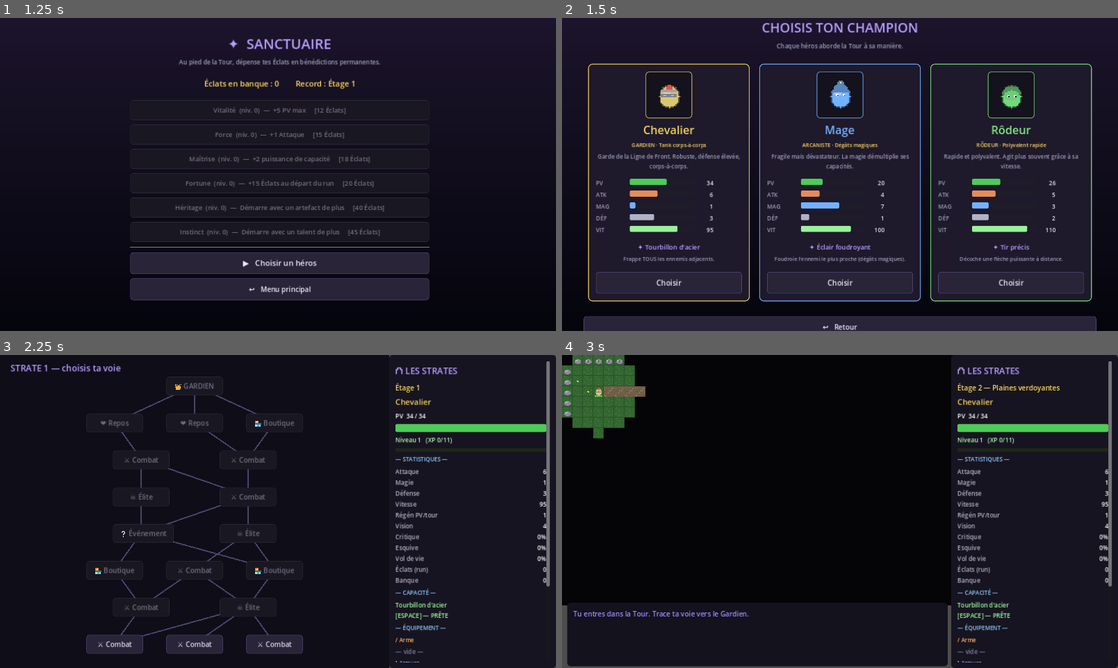
Above: before the commit, frames 1-4 (two rows, left to right).
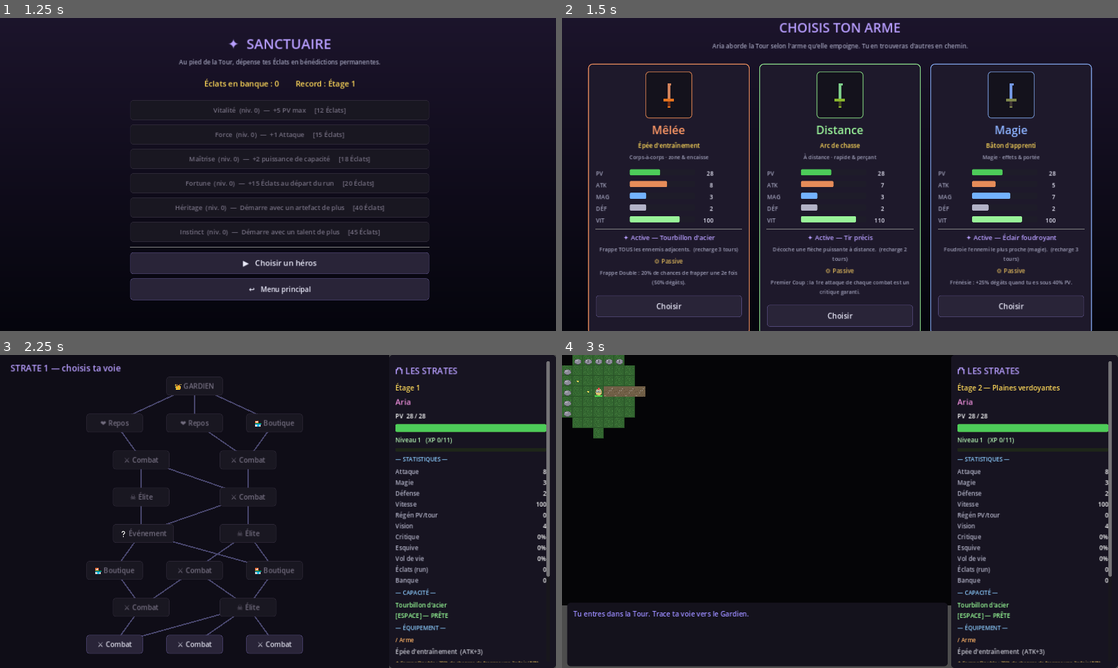
Above: after the commit, the same moments.

Repository: silversoulicious-lgtm/rpg-rogue-like-
Game: Godot game, scene res://scenes/Main.tscn
Two runs of this game, one before a commit and one after it. Both use one fixed random seed, a clock stepped at 60 frames per second and the inputs below.
Inputs:
- Up to frame 1 (1.25 s): click "✦ Sanctuaire (0 Éclats)" at 0.5 s
- Up to frame 2 (1.5 s): click "▶ Choisir un héros" at 1.25 s
- Up to frame 3 (2.25 s): click "Choisir" at 2 s
- Up to frame 4 (3 s): click "⚔ Combat" at 2.75 s

Frame 1 is identical in both runs. In frame 2, 16% of the frame differs, in the area x 3-97%, y 1-100%; in frame 3, 0.4%; in frame 4, 0.4%.

Commit message:
Phase 0 — Socle « héroïne unique + build par l'arme »
Remplace le choix de classe (Chevalier/Mage/Rôdeur) par une héroïne unique
(Aria) dont l'identité de build provient de l'ARME équipée, conformément à la
nouvelle direction (1 héroïne, armes à 2 compétences).

Modèle d'arme :
- Chaque arme a un type (mêlée / distance / magie) + 2 compétences :
  • 1 ACTIVE (touche ESPACE, recharge en tours) définie par le type ;
  • 1 PASSIVE (proc) appliquée en continu (réutilise le système existant).
- La capacité active de l'héroïne est dérivée de l'arme équipée
  (Entity.recompute_stats lit "active_skill") — changer d'arme change le skill.
- Les armes générées (procédurales et uniques) reçoivent type + skill ; ajout
  d'une base « Arc » (distance).

Loadout : l'écran de sélection de héros devient un écran de choix d'arme de
départ (mêlée / distance / magie), réutilisant les fiches déjà en place
(stats héroïne+arme, compétence active avec recharge, passive).

Registre Data : HEROINE, WEAPON_TYPES, WEAPON_SKILLS, WEAPON_TYPE_SKILL,
STARTER_WEAPONS + make_starter_weapon/infer_weapon_type.
États renommés HERO_SELECT->LOADOUT ; GameState.last_hero->last_loadout.

Smoke test mis à jour (loadouts d'arme, base propre pour le test d'équipement) :
=== SMOKETEST PASSED ===. Rendu loadout + en-jeu vérifié par captures Xvfb.

Co-Authored-By: Claude Opus 4.8 <noreply@anthropic.com>
Claude-Session: https://claude.ai/code/session_016MmELPHi3icS2421g6DP4C

Diff:
--- a/_smoketest.gd
+++ b/_smoketest.gd
@@ -7,7 +7,7 @@
 	add_child(main)
 
 	# --- Parties complètes pour chaque héros (via la carte) ---
-	for hero in ["knight", "mage", "ranger"]:
+	for hero in ["melee", "ranged", "magic"]:
 		main.start_run(hero)
 		assert(main.state == main.State.MAP, "run démarre sur la carte")
 		var reach = main.reachable_indices()
@@ -51,7 +51,7 @@
 	print("OK carte: %d rangées, graphe connecté" % rm.nodes.size())
 
 	# --- Salles spéciales : boutique / événement / repos ---
-	main.start_run("knight")
+	main.start_run("melee")
 	main.run_shards = 9999
 	main.open_shop()
 	assert(main.state == main.State.CHOICE and main.shop_stock.size() > 0, "boutique ouverte")
@@ -112,8 +112,10 @@
 	print("OK objets uniques: %d dans le pool, procs actifs après équipement" % Data.UNIQUE_ITEMS.size())
 
 	# --- Inventaire + talents (en combat) ---
-	main.start_run("knight")
+	main.start_run("melee")
 	main.choose_map_node(main.reachable_indices()[0])     # -> PLAYING
+	main.unequip_item("arme")   # retire l'arme de loadout pour une base propre
+	main.inventory.clear()
 	var atk0 = main.player.atk
 	var sword = { "kind": "equip", "name": "Épée test", "slot": "arme", "salvage": 5, "bonus": { "atk": 5 } }
 	main._bag_add(sword)
@@ -149,7 +151,7 @@
 	print("OK boutique méta vitalite niv=%d" % GameState.upgrade_level("vitalite"))
 
 	# --- Synergies inter-procs ----------------------------------------------------
-	main.start_run("knight")
+	main.start_run("melee")
 	main.player.equipment = {
 		"arme": { "kind": "equip", "name": "Croc test", "slot": "arme", "salvage": 5, "bonus": {}, "proc": "soif_de_sang", "proc_val": 0.10 },
 		"armure": { "kind": "equip", "name": "Plastron test", "slot": "armure", "salvage": 5, "bonus": {}, "proc": "frenesie", "proc_val": 0.30 },
@@ -181,14 +183,14 @@
 	while not GameState.is_maxed("instinct"):
 		GameState.buy_upgrade("instinct")
 	assert(GameState.is_maxed("instinct") and not GameState.buy_upgrade("instinct"), "achat bloqué au plafond")
-	main.start_run("knight")
+	main.start_run("melee")
 	assert(main.player.artifacts.size() >= 1, "Héritage : artefact de départ accordé")
 	assert(main.player.talents.size() >= 1, "Instinct : talent de départ accordé")
 	assert(main.run_shards >= GameState.bonus_start_shards() and main.run_shards > 0, "Fortune : Éclats de départ")
 	print("OK méta élargie: bonus de départ appliqués, plafonds respectés")
 
 	# --- Nouveaux événements (autel maudit / sanctuaire) --------------------------
-	main.start_run("knight")
+	main.start_run("melee")
 	var hp_b = main.player.base_max_hp
 	var atk_b = main.player.base_atk
 	main._apply_event_effect({ "type": "cursed_altar" })
@@ -199,7 +201,7 @@
 	print("OK événements: autel maudit + sanctuaire")
 
 	# --- Journal de fin de run ----------------------------------------------------
-	main.start_run("knight")
+	main.start_run("melee")
 	main.run_kills = 5
 	main.run_best_hit = 42
 	main.run_shards = 13
@@ -256,7 +258,7 @@
 	# --- Vision améliorable par talent --------------------------------------------
 	GameState.upgrades["instinct"] = 0   # pas de talent de départ aléatoire
 	GameState.upgrades["heritage"] = 0
-	main.start_run("knight")
+	main.start_run("melee")
 	var v0 = main.player.vision
 	assert(v0 == Data.BASE_VISION, "vision de base = BASE_VISION")
 	main.player.talents.append({ "name": "Œil de Lynx", "mods": { "vision": 2 } })
--- a/scripts/Data.gd
+++ b/scripts/Data.gd
@@ -3,40 +3,66 @@
 class_name Data
 extends RefCounted
 
-# --- HÉROS jouables -----------------------------------------------------------
+# --- HÉROÏNE (personnage unique) ----------------------------------------------
+# Le jeu suit UNE héroïne ; son identité de build provient de l'ARME équipée
+# (cf. ARMES / COMPÉTENCES ci-dessous), pas d'une classe.
 # Stats : max_hp, atk (physique), magic (booste capacités), defense (réduction),
 #         speed (100 = normal), hp_regen (PV/action).
-const HEROES := {
-	"knight": {
-		"name": "Chevalier",
-		"glyph": "@", "color": Color(0.95, 0.82, 0.35),
-		"max_hp": 34, "atk": 6, "magic": 1, "defense": 3, "speed": 95, "hp_regen": 1,
-		"ability_id": "whirl", "ability_name": "Tourbillon d'acier",
-		"ability_desc": "Frappe TOUS les ennemis adjacents.",
-		"ability_cd": 3, "ability_range": 1,
-		"lore": "Garde de la Ligne de Front. Robuste, défense élevée, corps-à-corps.",
-	},
-	"mage": {
-		"name": "Mage",
-		"glyph": "@", "color": Color(0.45, 0.7, 1.0),
-		"max_hp": 20, "atk": 4, "magic": 7, "defense": 1, "speed": 100, "hp_regen": 0,
-		"ability_id": "bolt", "ability_name": "Éclair foudroyant",
-		"ability_desc": "Foudroie l'ennemi le plus proche (dégâts magiques).",
-		"ability_cd": 3, "ability_range": 6,
-		"lore": "Fragile mais dévastateur. La magie démultiplie ses capacités.",
-	},
-	"ranger": {
-		"name": "Rôdeur",
-		"glyph": "@", "color": Color(0.5, 0.9, 0.5),
-		"max_hp": 26, "atk": 5, "magic": 3, "defense": 2, "speed": 110, "hp_regen": 0,
-		"ability_id": "volley", "ability_name": "Tir précis",
-		"ability_desc": "Décoche une flèche puissante à distance.",
-		"ability_cd": 2, "ability_range": 5,
-		"lore": "Rapide et polyvalent. Agit plus souvent grâce à sa vitesse.",
-	},
-}
-
-const HERO_ORDER := ["knight", "mage", "ranger"]
+const HEROINE := {
+	"name": "Aria",
+	"glyph": "@", "color": Color(0.92, 0.55, 0.85),
+	"sprite": "knight",   # placeholder : remplacé par l'art dédié en phase finition
+	"max_hp": 28, "atk": 5, "magic": 3, "defense": 2, "speed": 100, "hp_regen": 0,
+	"lore": "La seule à oser l'ascension. Son style dépend de l'arme qu'elle empoigne.",
+}
+
+# --- ARMES & COMPÉTENCES ------------------------------------------------------
+# Chaque arme a un TYPE (mêlée / distance / magie) et porte 2 compétences :
+#   • une compétence ACTIVE (touche ESPACE, sur recharge) définie par son type ;
+#   • une compétence PASSIVE (un proc, cf. UNIQUE_BASES) appliquée en continu.
+# La capacité active de l'héroïne provient donc de l'arme équipée
+# (Entity.recompute_stats lit "active_skill"). Recharge exprimée en TOURS.
+const WEAPON_TYPES := ["melee", "ranged", "magic"]
+const WEAPON_TYPE_NAME := { "melee": "Mêlée", "ranged": "Distance", "magic": "Magie" }
+const WEAPON_TYPE_COLOR := {
+	"melee": Color(1.0, 0.6, 0.4), "ranged": Color(0.6, 0.95, 0.6), "magic": Color(0.55, 0.7, 1.0),
+}
+# Compétence active par défaut selon le type d'arme.
+const WEAPON_TYPE_SKILL := { "melee": "whirl", "ranged": "volley", "magic": "bolt" }
+
+# Registre des compétences ACTIVES (recharge en tours, portée en cases).
+const WEAPON_SKILLS := {
+	"whirl":  { "name": "Tourbillon d'acier",  "desc": "Frappe TOUS les ennemis adjacents.",            "cd": 3, "range": 1 },
+	"volley": { "name": "Tir précis",          "desc": "Décoche une flèche puissante à distance.",      "cd": 2, "range": 5 },
+	"bolt":   { "name": "Éclair foudroyant",   "desc": "Foudroie l'ennemi le plus proche (magie).",     "cd": 3, "range": 6 },
+}
+
+# Armes de départ proposées au loadout (une par type). Items d'équipement
+# complets (slot "arme", rareté Commun) ; le proc en fait la passive de l'arme.
+const STARTER_WEAPONS := {
+	"melee":  { "name": "Épée d'entraînement", "wtype": "melee",  "bonus": { "atk": 3 },             "proc": "frappe_double", "proc_val": 0.20 },
+	"ranged": { "name": "Arc de chasse",       "wtype": "ranged", "bonus": { "atk": 2, "speed": 10 },"proc": "premier_coup",  "proc_val": 1.0 },
+	"magic":  { "name": "Bâton d'apprenti",    "wtype": "magic",  "bonus": { "magic": 4 },           "proc": "frenesie",      "proc_val": 0.25 },
+}
+
+## Fabrique un objet-arme complet à partir d'une définition de STARTER_WEAPONS.
+static func make_starter_weapon(wtype: String) -> Dictionary:
+	var d: Dictionary = STARTER_WEAPONS[wtype]
+	return {
+		"kind": "equip", "name": d["name"], "slot": "arme", "sprite": "arme",
+		"weapon_type": wtype, "active_skill": WEAPON_TYPE_SKILL[wtype],
+		"rarity": "commun", "rarity_name": "Commun", "rarity_color": RARITIES[0]["color"],
+		"bonus": d["bonus"].duplicate(true), "salvage": 3,
+		"proc": d["proc"], "proc_val": d["proc_val"], "desc": _proc_desc(d["proc"], d["proc_val"]),
+	}
+
+## Déduit le type d'une arme (procédurale ou unique) à partir de son nom/stats.
+static func infer_weapon_type(item_name: String, stat: Dictionary) -> String:
+	if "Arc" in item_name or "Tir" in item_name:
+		return "ranged"
+	if stat.has("magic") and int(stat.get("atk", 0)) == 0:
+		return "magic"
+	return "melee"
 
 # --- VISION / BROUILLARD DE GUERRE --------------------------------------------
 # Rayon de vision initial du héros (en cases). Améliorable via les talents
@@ -149,10 +175,11 @@
 # --- GÉNÉRATION PROCÉDURALE D'OBJETS ------------------------------------------
 # Bases d'objets : donnent une stat "primaire" garantie, puis des affixes s'ajoutent.
 const ITEM_BASES := [
-	{ "name": "Dague",    "slot": "arme",    "primary": { "atk": 1, "speed": 8 } },
-	{ "name": "Épée",     "slot": "arme",    "primary": { "atk": 3 } },
-	{ "name": "Hache",    "slot": "arme",    "primary": { "atk": 5, "speed": -5 } },
-	{ "name": "Bâton",    "slot": "arme",    "primary": { "magic": 4 } },
+	{ "name": "Dague",    "slot": "arme",    "primary": { "atk": 1, "speed": 8 }, "wtype": "melee" },
+	{ "name": "Épée",     "slot": "arme",    "primary": { "atk": 3 },            "wtype": "melee" },
+	{ "name": "Hache",    "slot": "arme",    "primary": { "atk": 5, "speed": -5 },"wtype": "melee" },
+	{ "name": "Arc",      "slot": "arme",    "primary": { "atk": 2, "speed": 6 }, "wtype": "ranged" },
+	{ "name": "Bâton",    "slot": "arme",    "primary": { "magic": 4 },          "wtype": "magic" },
 	{ "name": "Tunique",  "slot": "armure",  "primary": { "defense": 2 } },
 	{ "name": "Cotte",    "slot": "armure",  "primary": { "defense": 4, "max_hp": 4 } },
 	{ "name": "Plastron", "slot": "armure",  "primary": { "defense": 6, "speed": -5 } },
@@ -341,12 +368,16 @@
 	var ubonus: Dictionary = {}
 	for k in uniq["stat"]:
 		ubonus[k] = int(round(float(uniq["stat"][k]) * uscale))
-	return {
+	var item: Dictionary = {
 		"kind": "equip", "name": uniq["name"], "slot": slot, "unique": true,
 		"rarity": rarity["id"], "rarity_name": rarity["name"], "rarity_color": rarity["color"],
 		"bonus": ubonus, "salvage": int(rarity["salvage"]) + floor, "sprite": slot,
 		"proc": uniq["proc"], "proc_val": uniq["proc_val"], "desc": uniq["desc"],
 	}
+	if slot == "arme":
+		item["weapon_type"] = infer_weapon_type(uniq["name"], uniq["stat"])
+		item["active_skill"] = WEAPON_TYPE_SKILL[item["weapon_type"]]
+	return item
 
 static func rarity_by_id(id: String) -> Dictionary:
 	for r in RARITIES:
@@ -390,11 +421,15 @@
 	var name: String = base["name"]
 	if not affix_names.is_empty():
 		name += " " + affix_names[0]
-	return {
+	var item: Dictionary = {
 		"kind": "equip", "name": name, "slot": slot,
 		"rarity": rarity["id"], "rarity_name": rarity["name"], "rarity_color": rarity["color"],
 		"bonus": bonus, "salvage": int(rarity["salvage"]) + floor, "sprite": slot,
 	}
+	if slot == "arme":
+		item["weapon_type"] = String(base.get("wtype", "melee"))
+		item["active_skill"] = WEAPON_TYPE_SKILL[item["weapon_type"]]
+	return item
 
 static func _pick_rarity(floor: int, rng: RandomNumberGenerator) -> Dictionary:
 	var weights: Array = []
--- a/scripts/Entity.gd
+++ b/scripts/Entity.gd
@@ -122,8 +122,18 @@
 	speed = base_speed
 	hp_regen = base_hp_regen
 	ability_power = base_ability_power
-	ability_cd_max = base_ability_cd
 	vision = base_vision
+	# Capacité active dérivée de l'ARME équipée (l'héroïne n'a pas de capacité innée).
+	ability_id = ""
+	ability_range = 1
+	var weapon_cd: int = 0
+	if equipment.has("arme"):
+		var sid: String = String(equipment["arme"].get("active_skill", ""))
+		if sid != "" and Data.WEAPON_SKILLS.has(sid):
+			ability_id = sid
+			ability_range = int(Data.WEAPON_SKILLS[sid]["range"])
+			weapon_cd = int(Data.WEAPON_SKILLS[sid]["cd"])
+	ability_cd_max = base_ability_cd + weapon_cd
 	crit_chance = 0.0
 	dodge_chance = 0.0
 	lifesteal_pct = 0.0
--- a/scripts/GameState.gd
+++ b/scripts/GameState.gd
@@ -14,8 +14,8 @@
 var best_kills: int = 0
 # Journal du dernier run (affiché au hub après la mort) — non vide après une mort.
 var last_run: Dictionary = {}
-# Dernier héros choisi
-var last_hero: String = "knight"
+# Dernier loadout (type d'arme de départ) choisi : "melee" / "ranged" / "magic"
+var last_loadout: String = "melee"
 
 func _ready() -> void:
 	for key in Data.UPGRADE_ORDER:
@@ -75,7 +75,7 @@
 		"upgrades": upgrades,
 		"best_floor": best_floor,
 		"best_kills": best_kills,
-		"last_hero": last_hero,
+		"last_loadout": last_loadout,
 	}
 	var f := FileAccess.open(SAVE_PATH, FileAccess.WRITE)
 	if f:
@@ -95,7 +95,7 @@
 	shards = int(parsed.get("shards", 0))
 	best_floor = int(parsed.get("best_floor", 1))
 	best_kills = int(parsed.get("best_kills", 0))
-	last_hero = str(parsed.get("last_hero", "knight"))
+	last_loadout = str(parsed.get("last_loadout", "melee"))
 	var saved_up = parsed.get("upgrades", {})
 	for key in Data.UPGRADE_ORDER:
 		upgrades[key] = int(saved_up.get(key, 0))
--- a/scripts/Hud.gd
+++ b/scripts/Hud.gd
@@ -9,11 +9,11 @@
 const LOG_H := 150
 const VERSION := "v0.5 — accès anticipé"
 
-# Rôle court par héros, affiché sur sa fiche de sélection.
-const HERO_ROLE := {
-	"knight": "GARDIEN · Tank corps-à-corps",
-	"mage": "ARCANISTE · Dégâts magiques",
-	"ranger": "RÔDEUR · Polyvalent rapide",
+# Pitch court par type d'arme, affiché sur la fiche de loadout.
+const WEAPON_PITCH := {
+	"melee": "Corps-à-corps · zone & encaisse",
+	"ranged": "À distance · rapide & perçant",
+	"magic": "Magie · effets & portée",
 }
 
 const STAT_ROWS := [
@@ -377,7 +377,7 @@
 	col.add_child(_spacer(26))
 
 	var play := Ui.menu_button("▶   Nouvelle Ascension", 360.0)
-	play.pressed.connect(game.open_hero_select)
+	play.pressed.connect(game.open_loadout)
 	col.add_child(play)
 	var sanct := Ui.menu_button("✦   Sanctuaire  (%d Éclats)" % GameState.shards, 360.0)
 	sanct.pressed.connect(game.open_meta)
@@ -394,61 +394,69 @@
 		col.add_child(Ui.label("Record d'ascension : Strate atteinte à l'Étage %d" % GameState.best_floor, 13, Ui.GOLD, true))
 	col.add_child(Ui.label("%s   ·   façon Aincrad" % VERSION, 12, Color(0.45, 0.45, 0.55), true))
 
-# --- Sélection du héros (fiches détaillées) -----------------------------------
-func show_hero_select() -> void:
+# --- Loadout : choix de l'arme de départ (fiches détaillées) ------------------
+func show_loadout() -> void:
 	_menu_show()
 	var col := _menu_column(1180.0, false)
-	col.add_child(Ui.label("CHOISIS TON CHAMPION", 30, Ui.ACCENT_SOFT, true))
-	col.add_child(Ui.label("Chaque héros aborde la Tour à sa manière.", 14, Ui.MUTED, true))
+	col.add_child(Ui.label("CHOISIS TON ARME", 30, Ui.ACCENT_SOFT, true))
+	col.add_child(Ui.label("%s aborde la Tour selon l'arme qu'elle empoigne. Tu en trouveras d'autres en chemin." % Data.HEROINE["name"], 14, Ui.MUTED, true))
 	col.add_child(_spacer(10))
 	var row := HBoxContainer.new()
 	row.add_theme_constant_override("separation", 22)
 	row.alignment = BoxContainer.ALIGNMENT_CENTER
 	col.add_child(row)
-	for hero_id in Data.HERO_ORDER:
-		row.add_child(_hero_card(hero_id))
+	for wtype in Data.WEAPON_TYPES:
+		row.add_child(_weapon_card(wtype))
 	col.add_child(_spacer(14))
 	var back := Ui.menu_button("↩   Retour", 240.0, 16)
 	back.pressed.connect(game.return_to_title)
 	col.add_child(back)
 
-func _hero_card(hero_id: String) -> Control:
-	var h: Dictionary = Data.HEROES[hero_id]
-	var hero_col: Color = h["color"]
+func _weapon_card(wtype: String) -> Control:
+	var h: Dictionary = Data.HEROINE
+	var wpn: Dictionary = Data.make_starter_weapon(wtype)
+	var b: Dictionary = wpn["bonus"]
+	var col_w: Color = Data.WEAPON_TYPE_COLOR[wtype]
 	var panel := PanelContainer.new()
-	panel.add_theme_stylebox_override("panel", Ui.card_style(Color(0.12, 0.10, 0.17), hero_col.darkened(0.1)))
+	panel.add_theme_stylebox_override("panel", Ui.card_style(Color(0.12, 0.10, 0.17), col_w.darkened(0.1)))
 	var v := Ui.vbox(7)
 	v.custom_minimum_size = Vector2(336, 0)
 	panel.add_child(v)
 
-	var portrait := _hero_portrait(hero_id, hero_col)
+	var portrait := _sprite_portrait("arme", col_w)
 	if portrait != null:
 		v.add_child(portrait)
-	v.add_child(Ui.label(h["name"], 26, hero_col, true))
-	v.add_child(Ui.label(HERO_ROLE.get(hero_id, ""), 12, Ui.GOLD, true))
-	v.add_child(Ui.label(h["lore"], 13, Ui.MUTED, true, true, 300))
+	v.add_child(Ui.label(Data.WEAPON_TYPE_NAME[wtype], 26, col_w, true))
+	v.add_child(Ui.label(wpn["name"], 14, Ui.GOLD, true))
+	v.add_child(Ui.label(WEAPON_PITCH.get(wtype, ""), 12, Ui.MUTED, true))
 	v.add_child(HSeparator.new())
 
-	var hp: int = int(h["max_hp"]) + GameState.bonus_hp()
-	var atk: int = int(h["atk"]) + GameState.bonus_atk()
+	var hp: int = int(h["max_hp"]) + GameState.bonus_hp() + int(b.get("max_hp", 0))
+	var atk: int = int(h["atk"]) + GameState.bonus_atk() + int(b.get("atk", 0))
+	var magic: int = int(h["magic"]) + int(b.get("magic", 0))
+	var defense: int = int(h["defense"]) + int(b.get("defense", 0))
+	var speed: int = int(h["speed"]) + int(b.get("speed", 0))
 	v.add_child(Ui.stat_gauge("PV", hp, 60, Color(0.3, 0.8, 0.35), 150))
 	v.add_child(Ui.stat_gauge("ATK", atk, 14, Color(0.9, 0.55, 0.35), 150))
-	v.add_child(Ui.stat_gauge("MAG", int(h["magic"]), 12, Color(0.45, 0.7, 1.0), 150))
-	v.add_child(Ui.stat_gauge("DÉF", int(h["defense"]), 8, Color(0.7, 0.7, 0.78), 150))
-	v.add_child(Ui.stat_gauge("VIT", int(h["speed"]), 130, Color(0.6, 0.95, 0.6), 150))
+	v.add_child(Ui.stat_gauge("MAG", magic, 12, Color(0.45, 0.7, 1.0), 150))
+	v.add_child(Ui.stat_gauge("DÉF", defense, 8, Color(0.7, 0.7, 0.78), 150))
+	v.add_child(Ui.stat_gauge("VIT", speed, 130, Color(0.6, 0.95, 0.6), 150))
 	v.add_child(HSeparator.new())
 
-	v.add_child(Ui.label("✦ " + h["ability_name"], 15, Ui.ACCENT_SOFT, true))
-	v.add_child(Ui.label(h["ability_desc"], 12, Ui.MUTED, true, true, 300))
+	var sk: Dictionary = Data.WEAPON_SKILLS[wpn["active_skill"]]
+	v.add_child(Ui.label("✦ Active — " + sk["name"], 15, Ui.ACCENT_SOFT, true))
+	v.add_child(Ui.label("%s  (recharge %d tours)" % [sk["desc"], int(sk["cd"])], 12, Ui.MUTED, true, true, 300))
+	v.add_child(Ui.label("⚙ Passive", 14, Color(0.85, 0.7, 0.35), true))
+	v.add_child(Ui.label(wpn["desc"], 12, Ui.MUTED, true, true, 300))
 	v.add_child(_spacer(6))
 	var choose := Ui.menu_button("Choisir", 300.0, 17)
-	choose.pressed.connect(game.choose_hero.bind(hero_id))
+	choose.pressed.connect(game.choose_loadout.bind(wtype))
 	v.add_child(choose)
 	return panel
 
-## Portrait pixel-art du héros (sprite agrandi, filtre voisin le plus proche).
-func _hero_portrait(hero_id: String, tint: Color) -> Control:
-	var path := "res://assets/%s.png" % hero_id
+## Portrait pixel-art d'un sprite (agrandi, filtre voisin, teinté).
+func _sprite_portrait(sprite: String, tint: Color) -> Control:
+	var path := "res://assets/%s.png" % sprite
 	if not ResourceLoader.exists(path):
 		return null
 	var tex = load(path)
@@ -460,6 +468,7 @@
 	tr.custom_minimum_size = Vector2(72, 72)
 	tr.stretch_mode = TextureRect.STRETCH_KEEP_ASPECT_CENTERED
 	tr.texture_filter = CanvasItem.TEXTURE_FILTER_NEAREST
+	tr.modulate = tint
 	frame.add_child(tr)
 	holder.add_child(frame)
 	return holder
@@ -489,7 +498,7 @@
 
 	col.add_child(HSeparator.new())
 	var play := Ui.menu_button("▶   Choisir un héros", 360.0)
-	play.pressed.connect(game.open_hero_select)
+	play.pressed.connect(game.open_loadout)
 	col.add_child(play)
 	var back := Ui.menu_button("↩   Menu principal", 360.0, 16)
 	back.pressed.connect(game.return_to_title)
@@ -516,7 +525,7 @@
 	sanct.pressed.connect(game.open_meta)
 	col.add_child(sanct)
 	var again := Ui.menu_button("▶   Nouvelle Ascension", 360.0)
-	again.pressed.connect(game.open_hero_select)
+	again.pressed.connect(game.open_loadout)
 	col.add_child(again)
 	var title := Ui.menu_button("↩   Menu principal", 360.0, 16)
 	title.pressed.connect(game.return_to_title)
@@ -695,12 +704,18 @@
 	stat_labels["run_shards"].text = str(game.run_shards)
 	stat_labels["bank"].text = str(GameState.shards)
 
-	var h: Dictionary = Data.HEROES[GameState.last_hero]
-	if player.ability_ready():
-		sb_ability.text = "%s\n[ESPACE] — PRÊTE" % h["ability_name"]
+	# Capacité active = compétence de l'arme équipée (cf. Entity.recompute_stats).
+	var skill_name: String = "—"
+	if player.ability_id != "" and Data.WEAPON_SKILLS.has(player.ability_id):
+		skill_name = Data.WEAPON_SKILLS[player.ability_id]["name"]
+	if player.ability_id == "":
+		sb_ability.text = "Aucune arme équipée"
+		sb_ability.add_theme_color_override("font_color", Color(0.6, 0.6, 0.68))
+	elif player.ability_ready():
+		sb_ability.text = "%s\n[ESPACE] — PRÊTE" % skill_name
 		sb_ability.add_theme_color_override("font_color", Color(0.6, 1.0, 0.6))
 	else:
-		sb_ability.text = "%s\n[ESPACE] — recharge %d tour(s)" % [h["ability_name"], player.ability_cd]
+		sb_ability.text = "%s\n[ESPACE] — recharge %d tour(s)" % [skill_name, player.ability_cd]
 		sb_ability.add_theme_color_override("font_color", Color(0.85, 0.85, 0.5))
 
 	_rebuild_equip()
--- a/scripts/Main.gd
+++ b/scripts/Main.gd
@@ -3,7 +3,7 @@
 ## à Hud (scripts/Hud.gd). "Les Strates" — roguelike d'ascension de tour.
 extends Node2D
 
-enum State { TITLE, HERO_SELECT, META, MAP, PLAYING, CHOICE, LEVELUP, INVENTORY, GAMEOVER }
+enum State { TITLE, LOADOUT, META, MAP, PLAYING, CHOICE, LEVELUP, INVENTORY, GAMEOVER }
 
 const MAX_LOG := 8
 const INV_CAP := 16
@@ -57,10 +57,10 @@
 	state = State.TITLE
 	hud.show_title()
 
-## Écran de sélection du héros (fiches détaillées).
-func open_hero_select() -> void:
-	state = State.HERO_SELECT
-	hud.show_hero_select()
+## Écran de loadout : choix de l'arme de départ (fiches détaillées).
+func open_loadout() -> void:
+	state = State.LOADOUT
+	hud.show_loadout()
 
 ## Sanctuaire : méta-progression entre les runs.
 func open_meta() -> void:
@@ -70,17 +70,20 @@
 func quit_game() -> void:
 	get_tree().quit()
 
-func choose_hero(hero_id: String) -> void:
-	GameState.last_hero = hero_id
+## Lance un run avec l'arme de départ choisie (loadout : "melee"/"ranged"/"magic").
+func choose_loadout(loadout_id: String) -> void:
+	GameState.last_loadout = loadout_id
 	GameState.save_game()
-	start_run(hero_id)
-
-func start_run(hero_id: String) -> void:
-	var h: Dictionary = Data.HEROES[hero_id]
+	start_run(loadout_id)
+
+func start_run(loadout_id: String = "melee") -> void:
+	if not Data.WEAPON_TYPES.has(loadout_id):
+		loadout_id = "melee"
+	var h: Dictionary = Data.HEROINE
 	player = Entity.new()
 	player.display_name = h["name"]
 	player.glyph = h["glyph"]
-	player.sprite = hero_id
+	player.sprite = h["sprite"]
 	player.color = h["color"]
 	player.faction = Entity.Faction.PLAYER
 	player.base_max_hp = int(h["max_hp"]) + GameState.bonus_hp()
@@ -90,12 +93,10 @@
 	player.base_speed = int(h["speed"])
 	player.base_hp_regen = int(h["hp_regen"])
 	player.base_ability_power = GameState.bonus_ability_power()
-	player.base_ability_cd = int(h["ability_cd"])
+	player.base_ability_cd = 0          # la recharge vient de l'arme équipée
 	player.base_vision = Data.BASE_VISION
-	player.ability_id = h["ability_id"]
-	player.ability_range = int(h["ability_range"])
 	player.ability_cd = 0
-	player.equipment = {}
+	player.equipment = { "arme": Data.make_starter_weapon(loadout_id) }
 	player.artifacts = []
 	player.talents = []
 	player.level = 1
@@ -347,7 +348,7 @@
 			close_inventory()
 		return
 	# Navigation clavier dans les écrans de menu (Échap = revenir en arrière).
-	if state == State.HERO_SELECT or state == State.META:
+	if state == State.LOADOUT or state == State.META:
 		if k == KEY_ESCAPE:
 			return_to_title()
 		return
@@ -406,6 +407,10 @@
 
 func use_ability() -> void:
 	if state != State.PLAYING:
+		return
+	if player.ability_id == "":
+		add_message("[color=#888888]Aucune arme équipée : pas de compétence.[/color]")
+		refresh()
 		return
 	if not player.ability_ready():
 		add_message("[color=#888888]Capacité en recharge (%d tour(s)).[/color]" % player.ability_cd)
